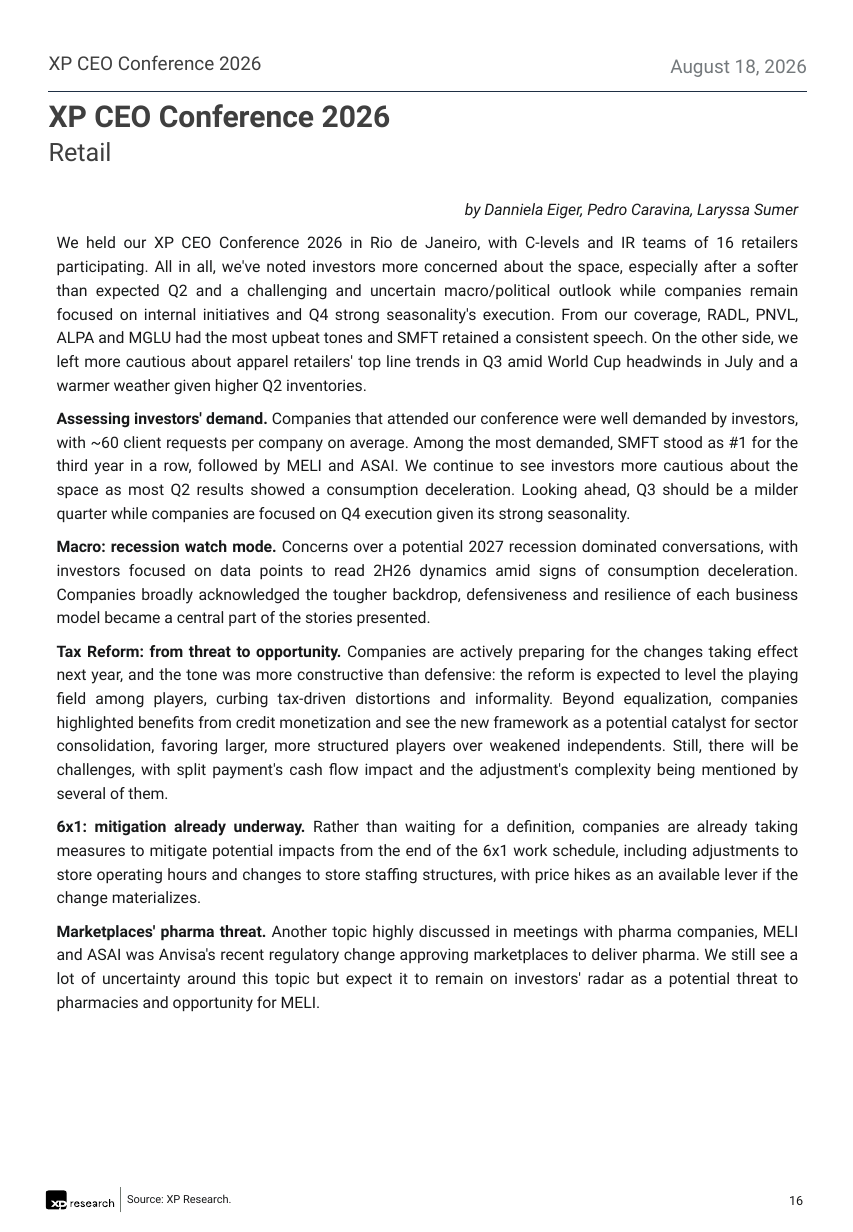
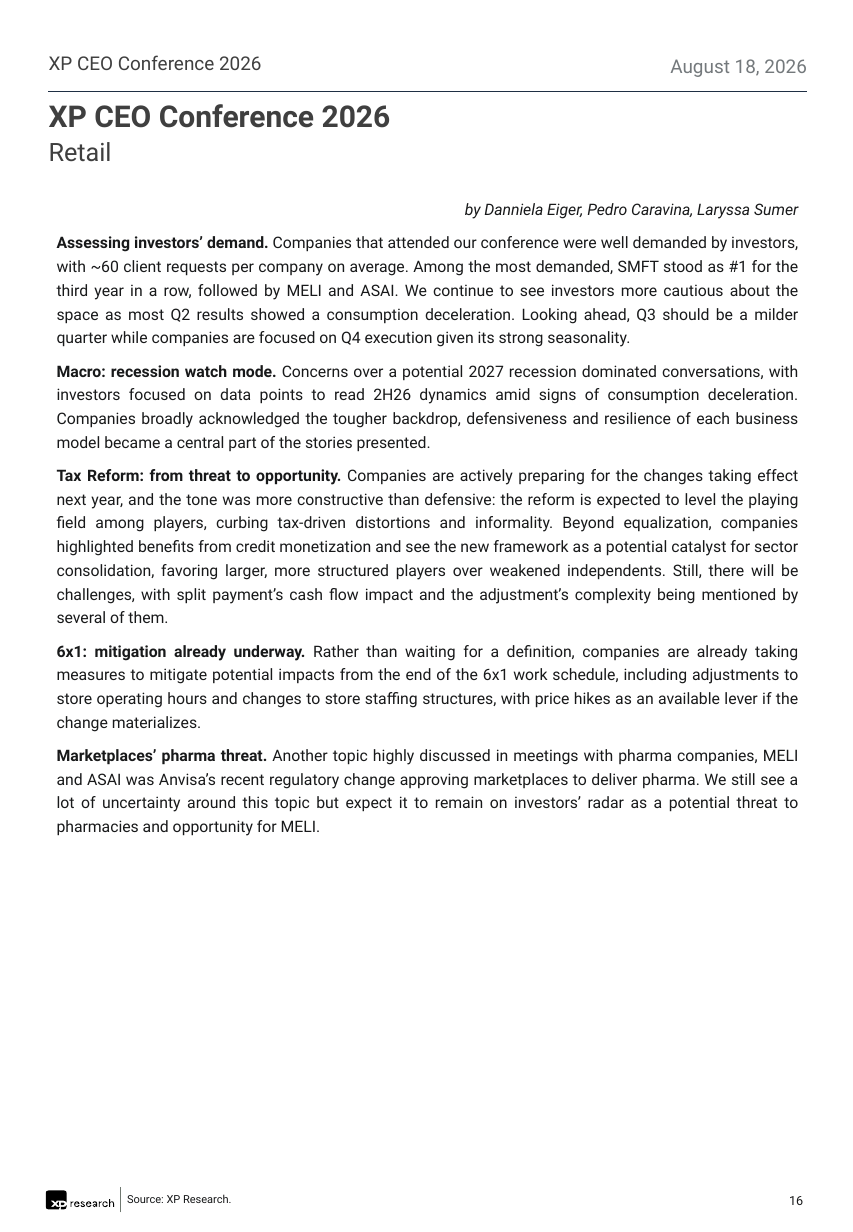
Before and after one commit to CaioLSouza/datasets, a slide deck: slide 16 of ceo_conference_2026/Feedback XP CEO Conference 2026.pptx. Drawn at 853x1232 pixels with LibreOffice and Linux fonts; fonts in the diff are those of the drawing. Boxes give left, top, right and bottom in pixels: in the first picture for what was removed or moved away, otherwise in the second. Text is boxed around its words. In the diff, an @@ line names an element or a change of style, - is before the commit and + after.

```diff
--- a/ceo_conference_2026/Feedback XP CEO Conference 2026.pptx
+++ b/ceo_conference_2026/Feedback XP CEO Conference 2026.pptx
@@ text at bbox=[57, 236, 798, 347]: text changed @@
-We held our XP CEO Conference 2026 in Rio de Janeiro, with C-levels and IR teams of 16 retailers participating. All in all, we've noted investors more concerned about the space, especially after a softer than expected Q2 and a challenging and uncertain macro/political outlook while companies remain focused on internal initiatives and Q4 strong seasonality's execution. From our coverage, RADL, PNVL, ALPA and MGLU had the most upbeat tones and SMFT retained a consistent speech. On the other side, we left more cautious about apparel retailers' top line trends in Q3 amid World Cup headwinds in July and a warmer weather given higher Q2 inventories.
-Assessing investors' demand. Companies that attended our conference were well demanded by investors, with ~60 client requests per company on average. Among the most demanded, SMFT stood as #1 for the third year in a row, followed by MELI and ASAI. We continue to see investors more cautious about the space as most Q2 results showed a consumption deceleration. Looking ahead, Q3 should be a milder quarter while companies are focused on Q4 execution given its strong seasonality.
+Assessing investors’ demand. Companies that attended our conference were well demanded by investors, with ~60 client requests per company on average. Among the most demanded, SMFT stood as #1 for the third year in a row, followed by MELI and ASAI. We continue to see investors more cautious about the space as most Q2 results showed a consumption deceleration. Looking ahead, Q3 should be a milder quarter while companies are focused on Q4 execution given its strong seasonality.
@@ text at bbox=[57, 469, 798, 623]: text changed @@
-Tax Reform: from threat to opportunity. Companies are actively preparing for the changes taking effect next year, and the tone was more constructive than defensive: the reform is expected to level the playing field among players, curbing tax-driven distortions and informality. Beyond equalization, companies highlighted benefits from credit monetization and see the new framework as a potential catalyst for sector consolidation, favoring larger, more structured players over weakened independents. Still, there will be challenges, with split payment's cash flow impact and the adjustment's complexity being mentioned by several of them.
+Tax Reform: from threat to opportunity. Companies are actively preparing for the changes taking effect next year, and the tone was more constructive than defensive: the reform is expected to level the playing field among players, curbing tax-driven distortions and informality. Beyond equalization, companies highlighted benefits from credit monetization and see the new framework as a potential catalyst for sector consolidation, favoring larger, more structured players over weakened independents. Still, there will be challenges, with split payment’s cash flow impact and the adjustment’s complexity being mentioned by several of them.
@@ text at bbox=[57, 749, 799, 836]: text changed @@
-Marketplaces' pharma threat. Another topic highly discussed in meetings with pharma companies, MELI and ASAI was Anvisa's recent regulatory change approving marketplaces to deliver pharma. We still see a lot of uncertainty around this topic but expect it to remain on investors' radar as a potential threat to pharmacies and opportunity for MELI.
+Marketplaces’ pharma threat. Another topic highly discussed in meetings with pharma companies, MELI and ASAI was Anvisa’s recent regulatory change approving marketplaces to deliver pharma. We still see a lot of uncertainty around this topic but expect it to remain on investors’ radar as a potential threat to pharmacies and opportunity for MELI.
```
Also in this commit, not shown: 14 other slides changed, 7 slides added.
